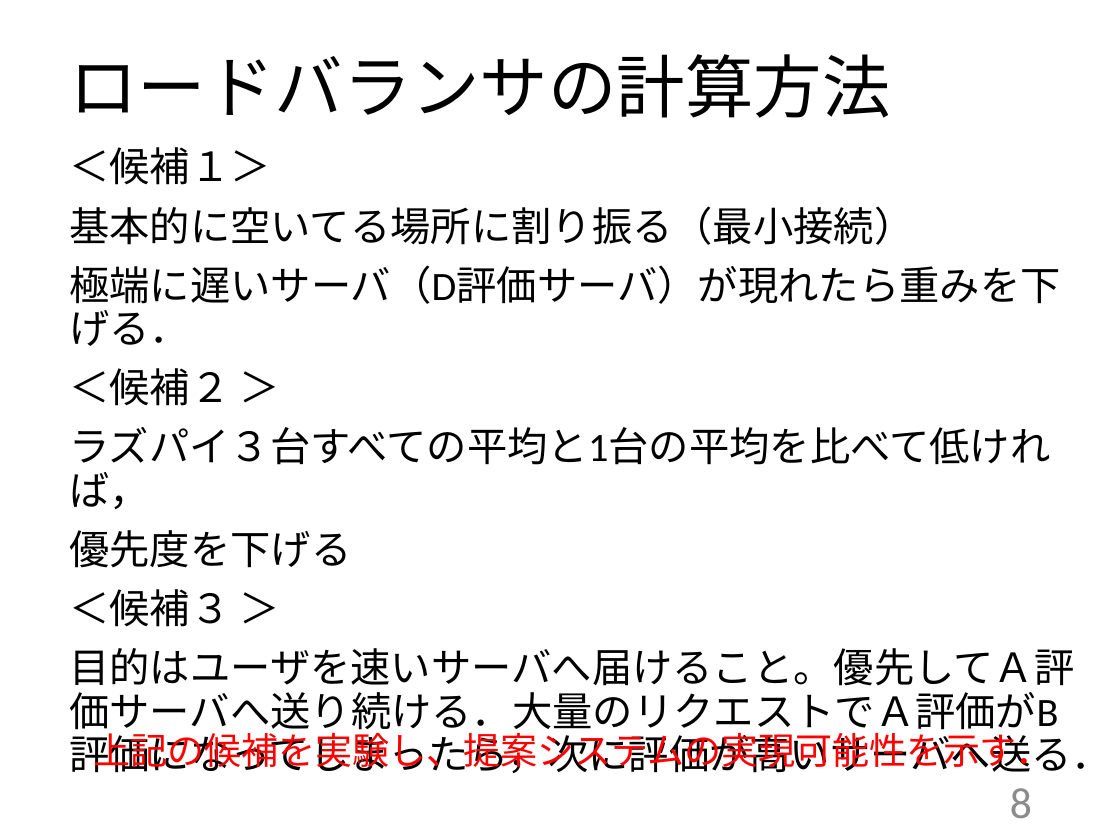
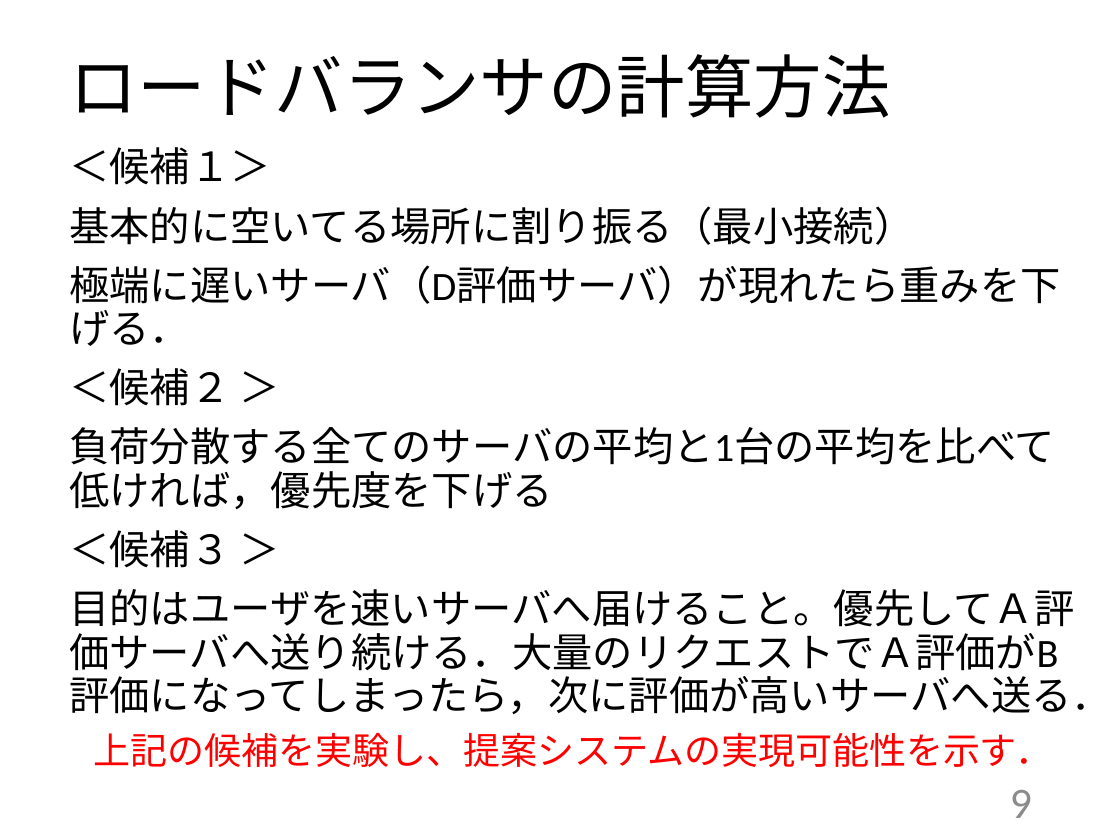
Before and after one commit to kait-takanolab/1821086_matsuo_thesis, a slide deck: slide 9 of 発表用/1821086_中間発表.pptx (slide 8 before the commit). Drawn at 1120x840 pixels with LibreOffice and Linux fonts; fonts in the diff are those of the drawing. Boxes give left, top, right and bottom in pixels: in the first picture for what was removed or moved away, otherwise in the second. Text is boxed around its words. In the diff, an @@ line names an element or a change of style, - is before the commit and + after.

Commit message:
2021/07/27 18:23:06.80

```diff
--- a/発表用/1821086_中間発表.pptx
+++ b/発表用/1821086_中間発表.pptx
@@ text at box(69, 427, 1055, 509): text changed @@
-ラズパイ３台すべての平均と1台の平均を比べて低ければ，
-優先度を下げる
+負荷分散する全てのサーバの平均と1台の平均を比べて低ければ，優先度を下げる
@@ page number at box(1010, 790, 1032, 818): text changed @@
-8
+9
```
